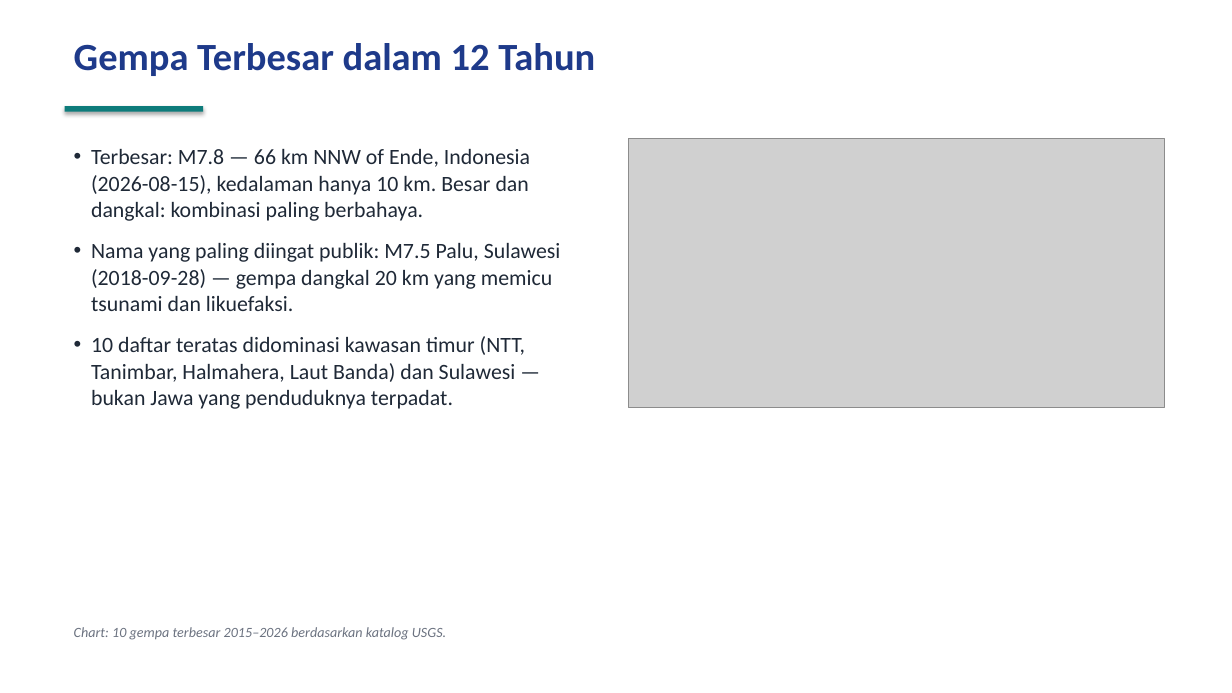
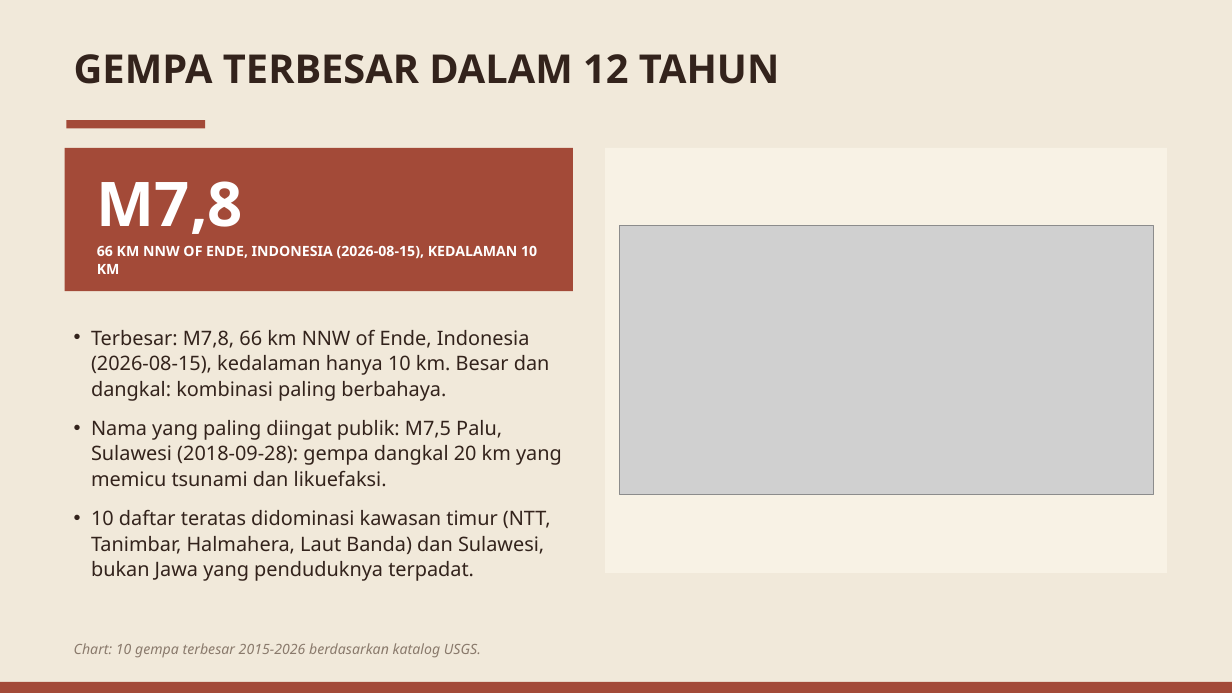
Before and after one commit to baghizash/gempa-bumi-indonesia-2026, a slide deck: slide 6 of Portofolio-Analisis-Gempa-Bumi.pptx. Drawn at 1232x693 pixels with LibreOffice and Linux fonts; fonts in the diff are those of the drawing; grey boxes stand for pictures. Boxes give left, top, right and bottom in pixels: in the first picture for what was removed or moved away, otherwise in the second. Text is boxed around its words. In the diff, an @@ line names an element or a change of style, - is before the commit and + after.

```diff
--- a/Portofolio-Analisis-Gempa-Bumi.pptx
+++ b/Portofolio-Analisis-Gempa-Bumi.pptx
@@ background #FFFFFF to #F1E9DA @@
@@ text at bbox=[74, 54, 779, 84]: text changed; size 30 to 31 pt; font Calibri to Noto Sans; text colour #1E3A8A to #33231C @@
-Gempa Terbesar dalam 12 Tahun
+GEMPA TERBESAR DALAM 12 TAHUN
@@ rectangle added at bbox=[65, 148, 573, 291], fill #A34A38 @@
@@ rectangle: place and size @@
-rectangle at bbox=[65, 106, 203, 112]
+rectangle at bbox=[67, 120, 205, 128]
@@ rectangle at bbox=[67, 120, 205, 128]: fill #0E7C7B to #A34A38; shadow off @@
@@ rectangle added at bbox=[605, 148, 1167, 573], fill #F8F2E5 @@
@@ picture removed at bbox=[628, 139, 1165, 408] @@
@@ text added at bbox=[97, 181, 537, 274], 11 pt, text #FFFFFF, bold @@
+M7,8
+66 KM NNW OF ENDE, INDONESIA (2026-08-15), KEDALAMAN 10 KM
@@ picture added at bbox=[619, 226, 1153, 494] @@
@@ text at bbox=[91, 330, 562, 581]: text changed; size 17 to 15.5 pt; font Calibri to Noto Sans; text colour #1F2937 to #33231C @@
-• Terbesar: M7.8 — 66 km NNW of Ende, Indonesia (2026-08-15), kedalaman hanya 10 km. Besar dan dangkal: kombinasi paling berbahaya.
-• Nama yang paling diingat publik: M7.5 Palu, Sulawesi (2018-09-28) — gempa dangkal 20 km yang memicu tsunami dan likuefaksi.
-• 10 daftar teratas didominasi kawasan timur (NTT, Tanimbar, Halmahera, Laut Banda) dan Sulawesi — bukan Jawa yang penduduknya terpadat.
+• Terbesar: M7,8, 66 km NNW of Ende, Indonesia (2026-08-15), kedalaman hanya 10 km. Besar dan dangkal: kombinasi paling berbahaya.
+• Nama yang paling diingat publik: M7,5 Palu, Sulawesi (2018-09-28): gempa dangkal 20 km yang memicu tsunami dan likuefaksi.
+• 10 daftar teratas didominasi kawasan timur (NTT, Tanimbar, Halmahera, Laut Banda) dan Sulawesi, bukan Jawa yang penduduknya terpadat.
@@ text at bbox=[74, 643, 481, 658]: text changed; font Calibri to Noto Sans; text colour #6B7280 to #8A7A6C @@
-Chart: 10 gempa terbesar 2015–2026 berdasarkan katalog USGS.
+Chart: 10 gempa terbesar 2015-2026 berdasarkan katalog USGS.
@@ rectangle added at bbox=[0, 682, 1232, 693], fill #A34A38 @@
```
Also in this commit, not shown: 9 other slides changed.
